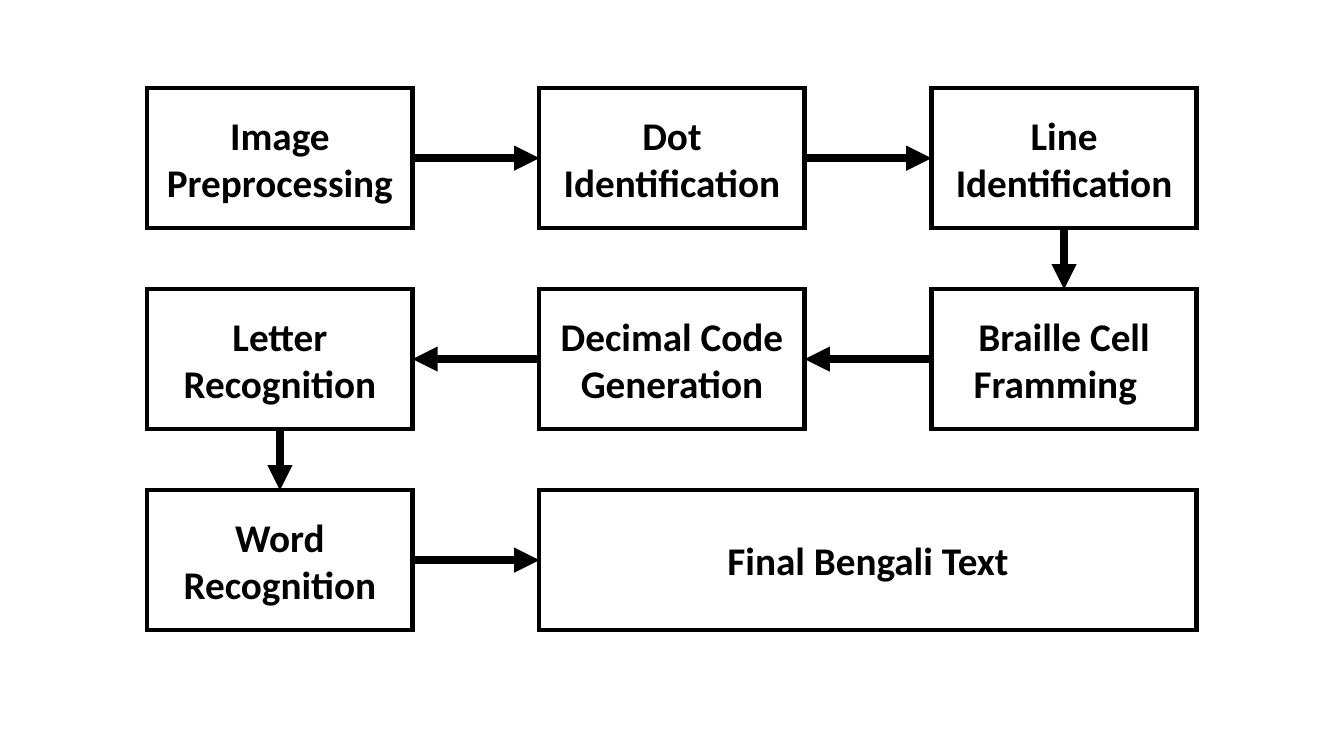
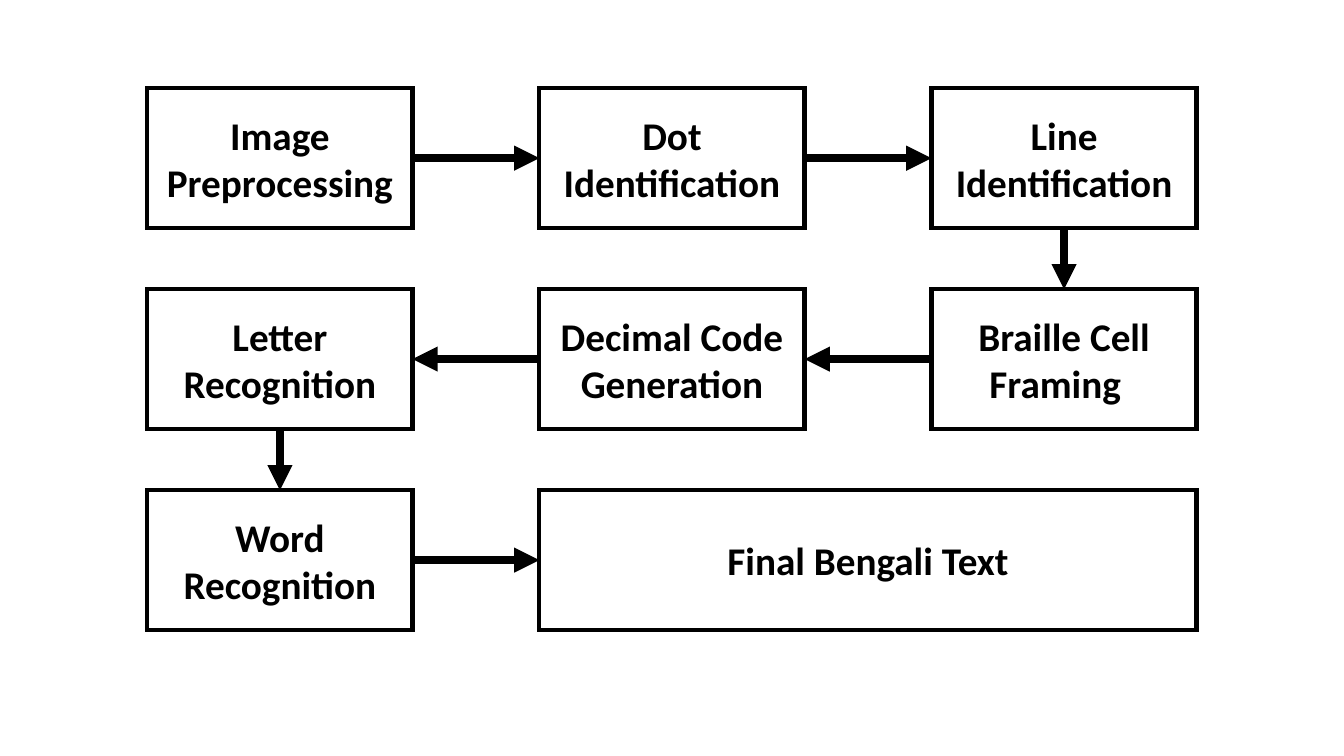
Before and after one commit to atiqahammed/Bengali-Braille-to-Text-Translator, a slide deck: slide 6 of documents/SRS-BBTT.pptx. Drawn at 1344x756 pixels with LibreOffice and Linux fonts; fonts in the diff are those of the drawing. Boxes give left, top, right and bottom in pixels: in the first picture for what was removed or moved away, otherwise in the second. Text is boxed around its words. In the diff, an @@ line names an element or a change of style, - is before the commit and + after.

```diff
--- a/documents/SRS-BBTT.pptx
+++ b/documents/SRS-BBTT.pptx
@@ text in rectangle at [978, 323, 1150, 405]: text changed @@
-Braille Cell Framming
+Braille Cell Framing
```
Also in this commit, not shown: 4 other files.
